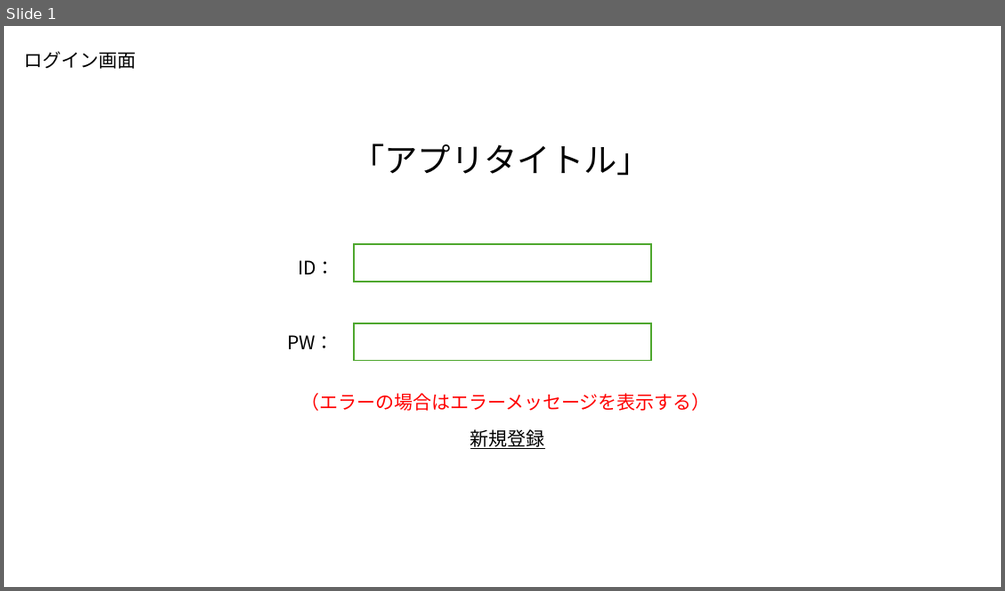
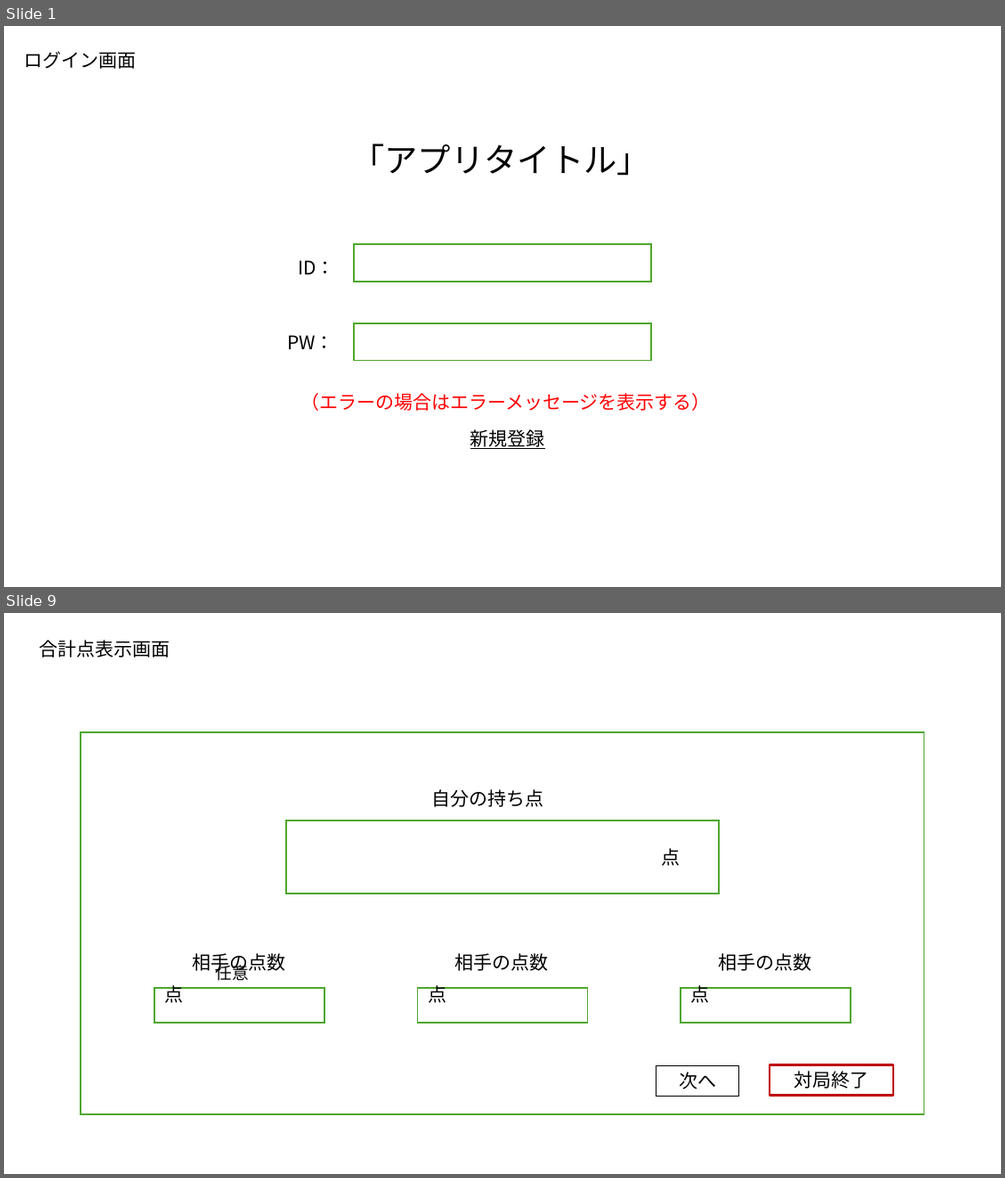
Before and after one commit to plusdojo2024/B5, a slide deck: doc/02_外部設計/外部設計_麻雀アプリ.pptx. Shown one above the other, each under a label of ours: slide 1 before the commit, slides 1 and 9 after it; the slides between them are not shown. The pictures are 1005x591 and 1005x1178 pixels, drawn with LibreOffice and Linux fonts; fonts in the diff are those of the drawing. Boxes give left, top, right and bottom in pixels: in the first picture for what was removed or moved away, otherwise in the second. Text is boxed around its words. In the diff, an @@ line names an element or a change of style, - is before the commit and + after.

```diff
--- a/doc/02_外部設計/外部設計_麻雀アプリ.pptx
+++ b/doc/02_外部設計/外部設計_麻雀アプリ.pptx
@@ slide 9 added at [4,613,1001,1174], background #FFFFFF @@
@@ text added at [39,640,170,657], 18 pt, text #000000 @@
+合計点表示画面
@@ rectangle added at [81,732,924,1114], fill #FFFFFF, outline #4EA72E 1.5 pt @@
@@ text added at [431,789,543,807], 18 pt, text #000000 @@
+自分の持ち点
@@ rectangle added at [286,820,719,893], fill #FFFFFF, outline #4EA72E 1.5 pt, 18 pt, text #000000 @@
+点
@@ text added at [192,953,285,973], 18 pt, text #000000 @@
+相手の点数
@@ text added at [455,953,549,971], 18 pt, text #000000 @@
+相手の点数
@@ text added at [718,953,811,971], 18 pt, text #000000 @@
+相手の点数
@@ rectangle added at [154,989,324,1022], fill #FFFFFF, outline #4EA72E 1.5 pt, 16 pt, text #000000 @@
+任意 点
@@ rectangle added at [418,989,587,1022], fill #FFFFFF, outline #4EA72E 1.5 pt, 18 pt, text #000000 @@
+点
@@ rectangle added at [680,989,850,1022], fill #FFFFFF, outline #4EA72E 1.5 pt, 18 pt, text #000000 @@
+点
@@ rectangle added at [656,1065,739,1095], outline #000000 0.75 pt, 18 pt, text #000000 @@
+次へ
@@ rectangle added at [769,1064,894,1094], outline #C00000 2.25 pt, 18 pt, text #000000 @@
+対局終了
```
Also in this commit, not shown: 3 slides changed, 16 other slides added.
